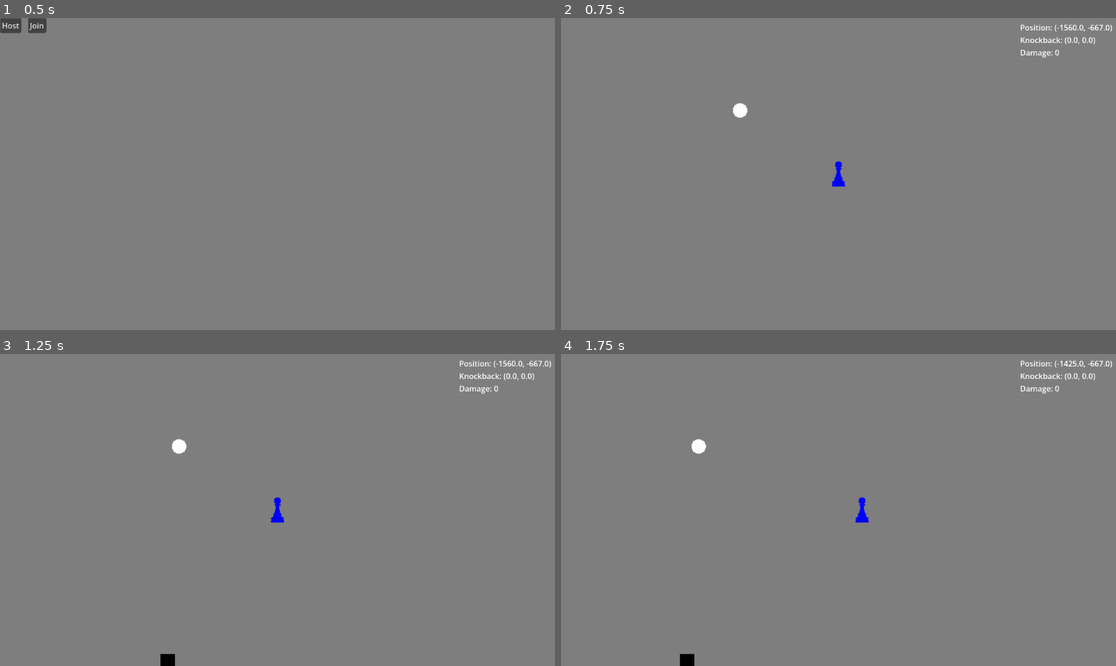
Above: before the commit, frames 1-4 (two rows, left to right).
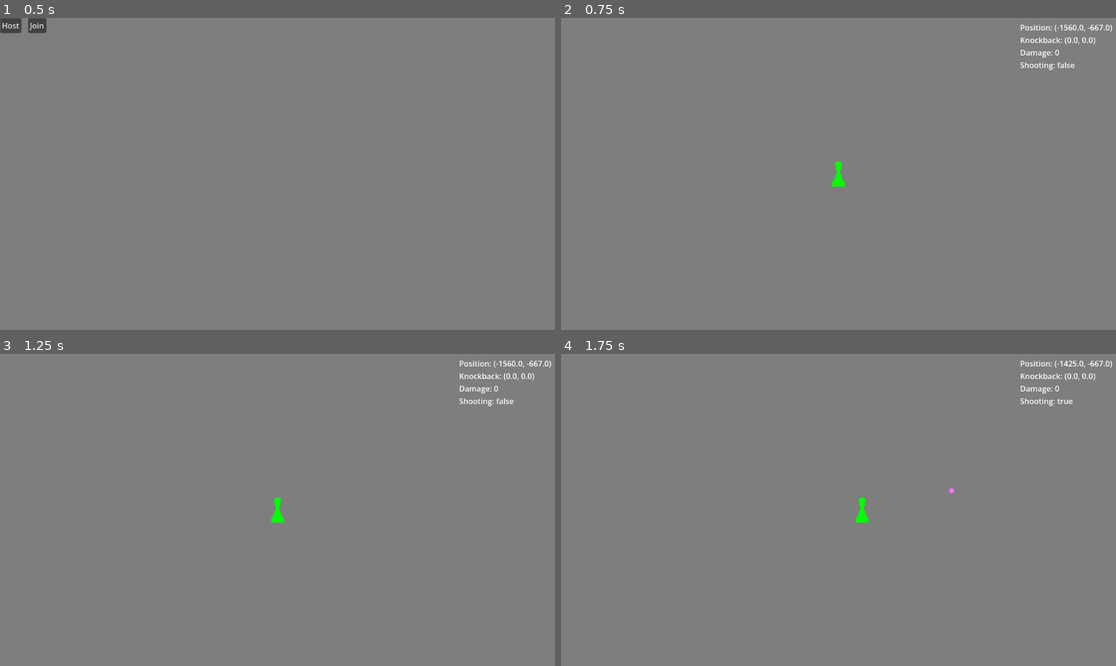
Above: after the commit, the same moments.

Repository: gdsgrgd452/godot-multiplayer-game
Game: Godot game, scene res://main.tscn
The game is run twice, just before and just after one commit, with the same random seed, the same clock (stepped at 60 frames per second) and the same inputs.
Inputs (mouse positions are in pixels of both pictures, inside the frame that each line leads up to):
- Up to frame 1 (0.5 s): no input
- Up to frame 2 (0.75 s): click "Host" at 0.5 s
- Up to frame 3 (1.25 s): no input
- Up to frame 4 (1.75 s): tap Enter at 1.25 s; move the mouse to (960, 494) at 1.27 s; hold D (move_right) from 1.28 s (still down); click (960, 494) at 1.42 s

Frame 1 is identical in both runs. In frame 2, 0.3% of the frame differs, in the area x 30-93%, y 14-55%; in frame 3, 0.4%; in frame 4, 0.4%, in the area x 21-93%, y 14-100%.

Commit message:
Shooting
Moved spawning food into its own function and added shooting and bullets

Diff:
--- /dev/null
+++ b/bullet.gd
@@ -0,0 +1,31 @@
+extends Area2D
+
+const SPEED = 800.0
+var direction = Vector2.ZERO
+var shooter_id = "" # So we don't shoot ourselves!
+
+func _ready():
+	if multiplayer.is_server():
+		body_entered.connect(_on_body_entered)
+
+func _physics_process(delta):
+	# Only the server moves the bullet. The Synchronizer updates the clients.
+	if multiplayer.is_server():
+		position += direction * SPEED * delta
+
+func _on_body_entered(body):
+	if multiplayer.is_server():
+		# Prevent the bullet from immediately hitting the person who fired it
+		if body.name == shooter_id:
+			return
+
+		# If we hit another player or food, blast them backwards!
+		if body.has_method("apply_bounce"):
+			body.apply_bounce(direction * 250)
+
+			# Optional: Make the bullet do damage if they have a take_damage method
+			if body.is_in_group("food"):
+				body.take_damage(50)
+
+		# Destroy the bullet after it hits anything (including walls)
+		queue_free()
--- /dev/null
+++ b/bullet.tscn
@@ -0,0 +1,28 @@
+[gd_scene format=3 uid="uid://cgmgag6o33ogd"]
+
+[ext_resource type="Script" uid="uid://c42adtkdu5iuk" path="res://bullet.gd" id="1_v7oki"]
+
+[sub_resource type="CircleShape2D" id="CircleShape2D_v8qja"]
+
+[sub_resource type="SphereMesh" id="SphereMesh_t4vbm"]
+radius = 5.0
+height = 10.0
+
+[sub_resource type="SceneReplicationConfig" id="SceneReplicationConfig_2b2rl"]
+properties/0/path = NodePath(".:position")
+properties/0/spawn = true
+properties/0/replication_mode = 1
+
+[node name="Bullet" type="Area2D" unique_id=2012869373]
+script = ExtResource("1_v7oki")
+
+[node name="CollisionShape2D" type="CollisionShape2D" parent="." unique_id=121175278]
+scale = Vector2(0.5, 0.5)
+shape = SubResource("CircleShape2D_v8qja")
+
+[node name="MeshInstance2D" type="MeshInstance2D" parent="." unique_id=1048726708]
+modulate = Color(1, 0.44705883, 1, 1)
+mesh = SubResource("SphereMesh_t4vbm")
+
+[node name="MultiplayerSynchronizer" type="MultiplayerSynchronizer" parent="." unique_id=1669345497]
+replication_config = SubResource("SceneReplicationConfig_2b2rl")
--- a/main.gd
+++ b/main.gd
@@ -2,8 +2,10 @@
 
 var peer = ENetMultiplayerPeer.new()
 @export var player_scene: PackedScene = preload("res://player.tscn")
+@export var bullet_scene: PackedScene = preload("res://bullet.tscn")
 
 @export var max_food = 0
+var bullet_counter = 0 # NEW: Keeps bullet names strictly unique
 @export var is_hosting: bool = false
 
 func _ready():
@@ -64,3 +66,18 @@
 
 	# Update the max food
 	max_food = $SpawnedPlayers.get_child_count()*250
+
+# --- NEW FUNCTION FOR BULLETS ---
+func spawn_bullet(spawn_pos: Vector2, dir: Vector2, shooter_id: String):
+	if multiplayer.is_server():
+		var bullet = bullet_scene.instantiate()
+
+		bullet_counter += 1
+		bullet.name = "Bullet_" + str(bullet_counter)
+
+		# Spawn it slightly in front of the player so it doesn't get stuck inside them
+		bullet.position = spawn_pos + (dir * 30)
+		bullet.direction = dir
+		bullet.shooter_id = shooter_id
+
+		$SpawnedBullets.add_child(bullet, true)
--- a/main.tscn
+++ b/main.tscn
@@ -5,6 +5,8 @@
 
 [node name="Main" type="Node2D" unique_id=769039100]
 script = ExtResource("1_ig7tw")
+max_food = null
+is_hosting = null
 
 [node name="Polygon2D" type="Polygon2D" parent="." unique_id=1540580453]
 color = Color(0.49433076, 0.49433076, 0.4943307, 1)
@@ -30,8 +32,14 @@
 spawn_path = NodePath("../SpawnedPlayers")
 
 [node name="SpawnedFood" type="Node2D" parent="." unique_id=249340547]
+script = ExtResource("2_0xm2m")
 
 [node name="FoodSpawner" type="MultiplayerSpawner" parent="." unique_id=56989496]
 _spawnable_scenes = PackedStringArray("uid://b7d2a506v42a6")
 spawn_path = NodePath("../SpawnedFood")
-script = ExtResource("2_0xm2m")
+
+[node name="SpawnedBullets" type="Node2D" parent="." unique_id=864186805]
+
+[node name="BulletSpawner" type="MultiplayerSpawner" parent="." unique_id=348082235]
+_spawnable_scenes = PackedStringArray("uid://cgmgag6o33ogd")
+spawn_path = NodePath("../SpawnedBullets")
--- a/player.gd
+++ b/player.gd
@@ -4,11 +4,12 @@
 var input_dir = Vector2.ZERO
 var knockback = Vector2.ZERO
 var damage: int = 0
+var shooting = false
 
 func _ready():
 	# Color ourselves green and enemies red
 	if name == str(multiplayer.get_unique_id()):
-		$Sprite2D.modulate = Color(0, 0, 1)
+		$Sprite2D.modulate = Color(0, 1, 0)
 		$Camera2D.make_current()
 		$HUD.show()
 	else:
@@ -21,8 +22,10 @@
 		var pos_text = "Position: " + str(Vector2(int(position.x), int(position.y)))
 		var kb_text = "Knockback: " + str(Vector2(int(knockback.x), int(knockback.y)))
 		var dmg_text = "Damage: " + str(damage)
+		var shoot_text = "Shooting: " + str(shooting)
 
-		$HUD/StatsLabel.text = pos_text + "\n" + kb_text + "\n" + dmg_text
+		$HUD/StatsLabel.text = pos_text + "\n" + kb_text + "\n" + dmg_text + "\n" + shoot_text
+
 
 func _physics_process(delta):
 	if name == str(multiplayer.get_unique_id()):
@@ -58,9 +61,31 @@
 					collider.take_damage(2)
 					damage += 2 # Increment damage when we eat!
 
+
 func apply_bounce(force: Vector2):
 	if multiplayer.is_server():
 		knockback = force
+
+# Add these new functions at the bottom of player.gd:
+func _input(event):
+	# Only the local client window detects their own mouse clicks
+	if name == str(multiplayer.get_unique_id()):
+		if event is InputEventMouseButton and event.button_index == MOUSE_BUTTON_LEFT and event.pressed:
+
+			# Get the direction from our pawn to the mouse cursor
+			var click_pos = get_global_mouse_position()
+			var shoot_dir = (click_pos - global_position).normalized()
+			shooting = true
+			# Tell the server we want to shoot!
+			rpc_id(1, "request_shoot", shoot_dir)
+
+@rpc("any_peer", "call_local", "reliable")
+func request_shoot(dir: Vector2):
+	if multiplayer.is_server():
+		# Security check: verify the person sending the RPC is actually this player
+		if str(multiplayer.get_remote_sender_id()) == name:
+			# Call the spawn function on the Main scene
+			get_tree().current_scene.spawn_bullet(global_position, dir, name)
 
 # 3. THIS FUNCTION RUNS ON THE SERVER WHEN A CLIENT PRESSES A KEY
 @rpc("any_peer", "call_remote", "unreliable")
--- a/project.godot
+++ b/project.godot
@@ -37,6 +37,11 @@
 "events": [Object(InputEventKey,"resource_local_to_scene":false,"resource_name":"","device":0,"window_id":0,"alt_presse …(189 unchanged characters)…
 ]
 }
+shoot={
+"deadzone": 0.2,
+"events": [Object(InputEventMouseButton,"resource_local_to_scene":false,"resource_name":"","device":-1,"window_id":0,"alt_pressed":false,"shift_pressed":false,"ctrl_pressed":false,"meta_pressed":false,"button_mask":0,"position":Vector2(0, 0),"global_position":Vector2(0, 0),"factor":1.0,"button_index":1,"canceled":false,"pressed":false,"double_click":false,"script":null)
+]
+}
 
 [physics]
 
--- a/spawning_food.gd
+++ b/spawning_food.gd
@@ -1,30 +1,34 @@
-extends MultiplayerSpawner
+extends Node2D
 
 @export var food_scene: PackedScene = preload("res://food.tscn")
 
 var spawn_timer = 0.0
 
-# Called when the node enters the scene tree for the first time.
-func _ready() -> void:
-	pass # Replace with function body.
-
-
 func _process(delta):
-	# 3. CHANGE THIS IF STATEMENT
-	# Now, only the window that actually clicked "Host" will run this code.
+	# 1. Safety check: Ensure the Main node is fully loaded before we check its variables
 	if owner == null:
 		return
+
+	# 2. Only the host server should spawn food
 	if owner.is_hosting:
 		spawn_timer -= delta
 
+		# 3. Check if we have room for more food
 		if spawn_timer <= 0 and get_child_count() < owner.max_food:
 			_spawn_random_food()
-			spawn_timer = 20/(owner.max_food/max(get_child_count(), 1))
-			print(spawn_timer)
+
+			# Dynamic timer: Spawns faster when there is less food, slower when it's almost full
+			# Using float() to ensure smooth division and prevent integer truncation
+			var current_food = max(get_child_count(), 1.0)
+			spawn_timer = 20.0 / (float(owner.max_food) / current_food)
+			print("Next food in: ", spawn_timer, " seconds")
 
 func _spawn_random_food():
 	var food_instance = food_scene.instantiate()
-	# Spread the food out across the new massive map
+
+	# Spread the food out across the massive map
 	food_instance.position = Vector2(randf_range(-2000, 2000), randf_range(-2000, 2000))
 	food_instance.shape_type = randi() % 3
+
+	# Add the food as a child of this Node2D container
 	add_child(food_instance, true)
Not shown, added: bullet.gd.uid
